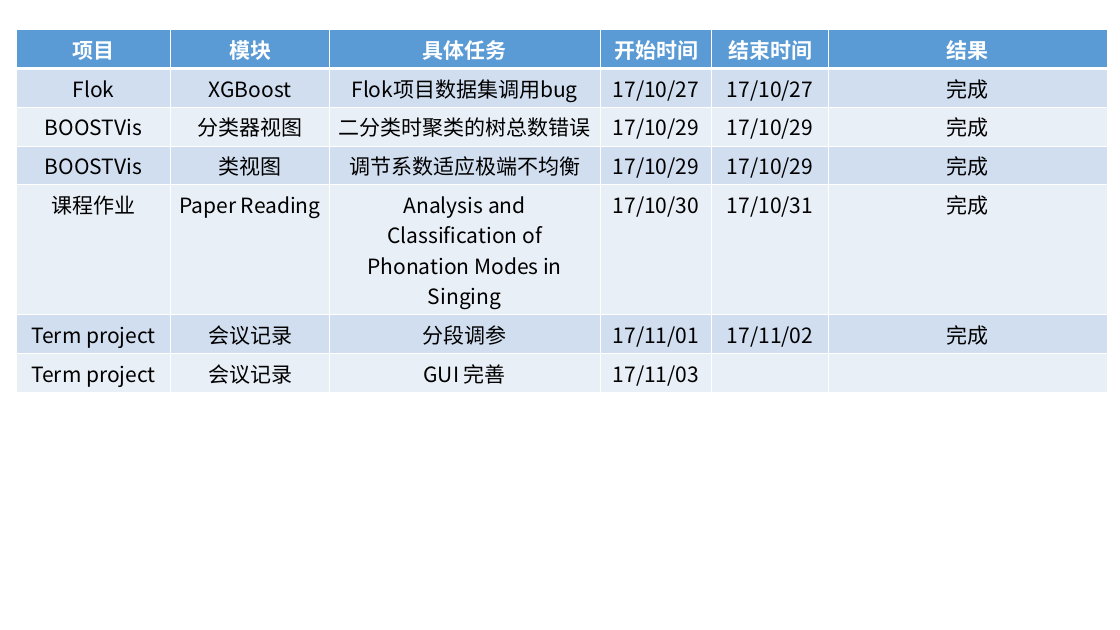
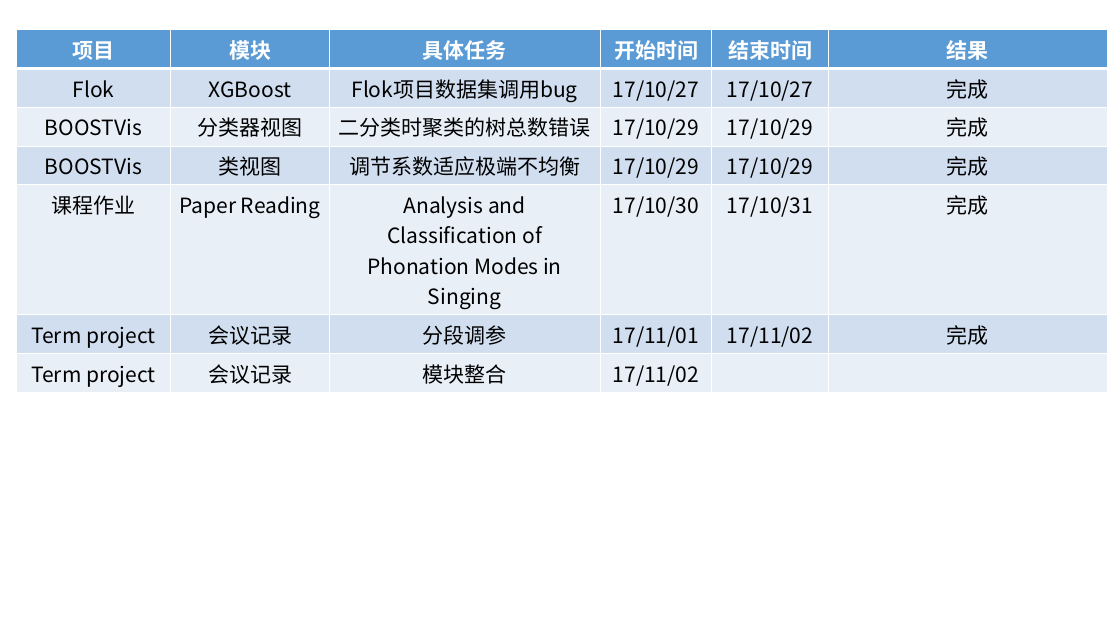
Before and after one commit to Lcorvle/TimeLine, a slide deck: slide 4 of TimeLine.pptx. Drawn at 1120x630 pixels with LibreOffice and Linux fonts; fonts in the diff are those of the drawing. Boxes give left, top, right and bottom in pixels: in the first picture for what was removed or moved away, otherwise in the second. Text is boxed around its words. In the diff, an @@ line names an element or a change of style, - is before the commit and + after.

Commit message:
update

```diff
--- a/TimeLine.pptx
+++ b/TimeLine.pptx
@@ table at box(16, 29, 1107, 391) @@
-row 7, column 3: GUI 完善
+row 7, column 3: 模块整合
-row 7, column 4: 17/11/03
+row 7, column 4: 17/11/02
```
